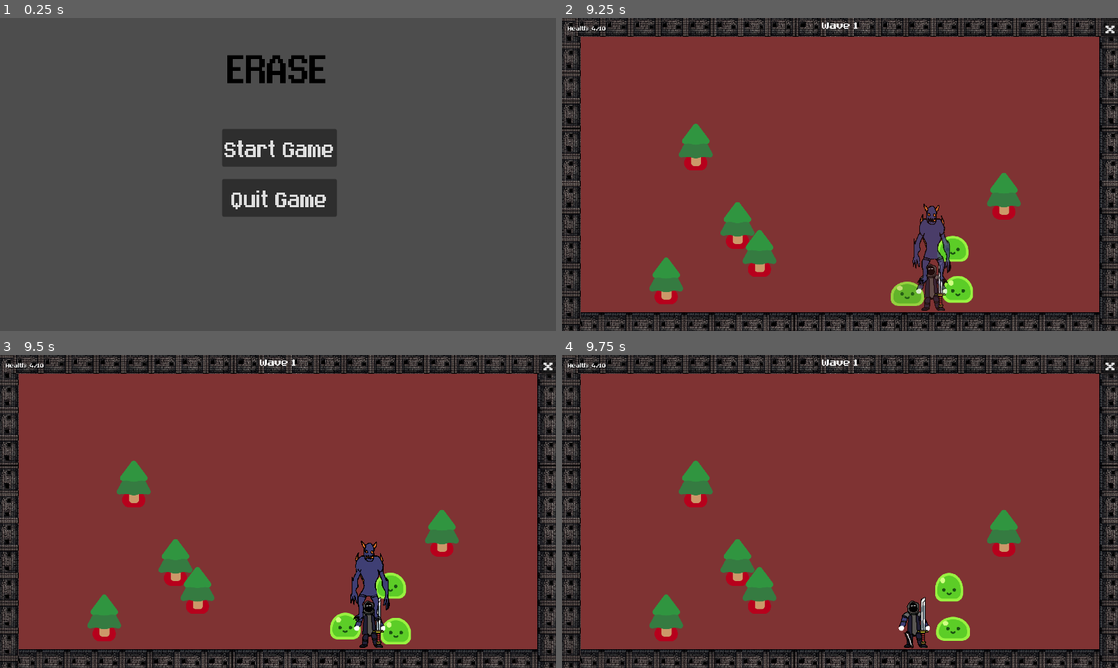
Above: before the commit, frames 1-4 (two rows, left to right).
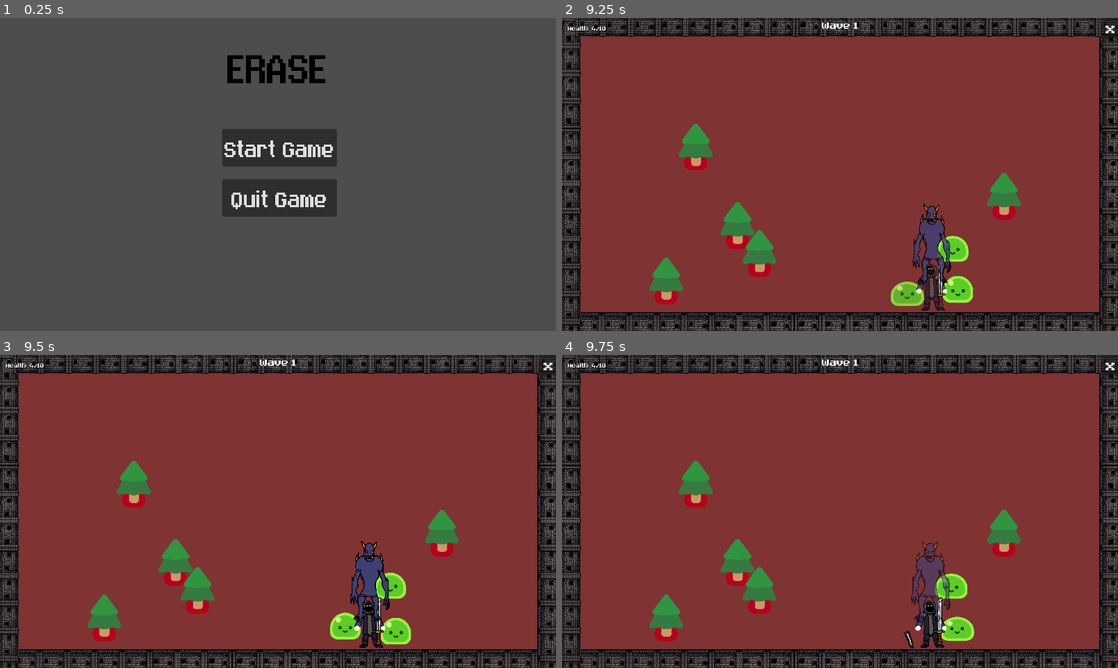
Above: after the commit, the same moments.

Repository: M1N4T0-K4N4E/Erase
Game: Godot game, scene res://TitleScreen.tscn
Same seed, same stepped clock (60 frames per second), same inputs: the game is played once before the commit and once after it.
Inputs (mouse positions are in pixels of both pictures, inside the frame that each line leads up to):
- Up to frame 1 (0.25 s): no input
- Up to frame 2 (9.25 s): click "Start Game" at 0.5 s; move the mouse to (962, 158) at 1.27 s; hold D (move_right) 1.28-2.03 s; click (962, 158) at 1.35 s; move the mouse to (728, 190) at 2.02 s; hold S (move_down) 2.03-2.78 s; click (728, 190) at 2.1 s; move the mouse to (895, 105) at 2.77 s; hold D (move_right) 2.78-3.53 s; click (895, 105) at 2.85 s; move the mouse to (812, 237) at 3.52 s; hold W (move_up) 3.53-4.28 s; click (812, 237) at 3.6 s; move the mouse to (1006, 221) at 4.27 s; hold A (move_left) 4.28-5.78 s; click (1006, 221) at 4.35 s; move the mouse to (673, 127) at 5.02 s; click (673, 127) at 5.1 s; move the mouse to (867, 174) at 5.77 s; hold S (move_down) 5.78-6.53 s; click (867, 174) at 5.85 s; move the mouse to (756, 96) at 6.52 s; hold D (move_right) 6.53-7.28 s; click (756, 96) at 6.6 s; move the mouse to (962, 158) at 7.27 s; hold W (move_up) 7.28-8.03 s; click (962, 158) at 7.35 s; move the mouse to (728, 190) at 8.02 s; hold D (move_right) 8.03-8.78 s; click (728, 190) at 8.1 s; move the mouse to (895, 105) at 8.77 s; hold S (move_down) from 8.78 s (still down); click (895, 105) at 8.85 s
- Up to frame 3 (9.5 s): keep holding S (move_down)
- Up to frame 4 (9.75 s): move the mouse to (812, 574) at 9.52 s; release S (move_down) at 9.53 s; hold A (move_left) from 9.53 s (still down); click (812, 574) at 9.6 s

Frames 1-3 are identical in both runs. In frame 4, 2.1% of the frame differs, in the area x 60-75%, y 59-94%.

Commit message:
add random chromastone

Diff:
--- a/characters/customized/monster.gd
+++ b/characters/customized/monster.gd
@@ -1,7 +1,7 @@
 extends CharacterBody2D
 
 var player
-var health = 10
+var health = 100
 
 func _ready() -> void:
 	player = get_node("../player")
